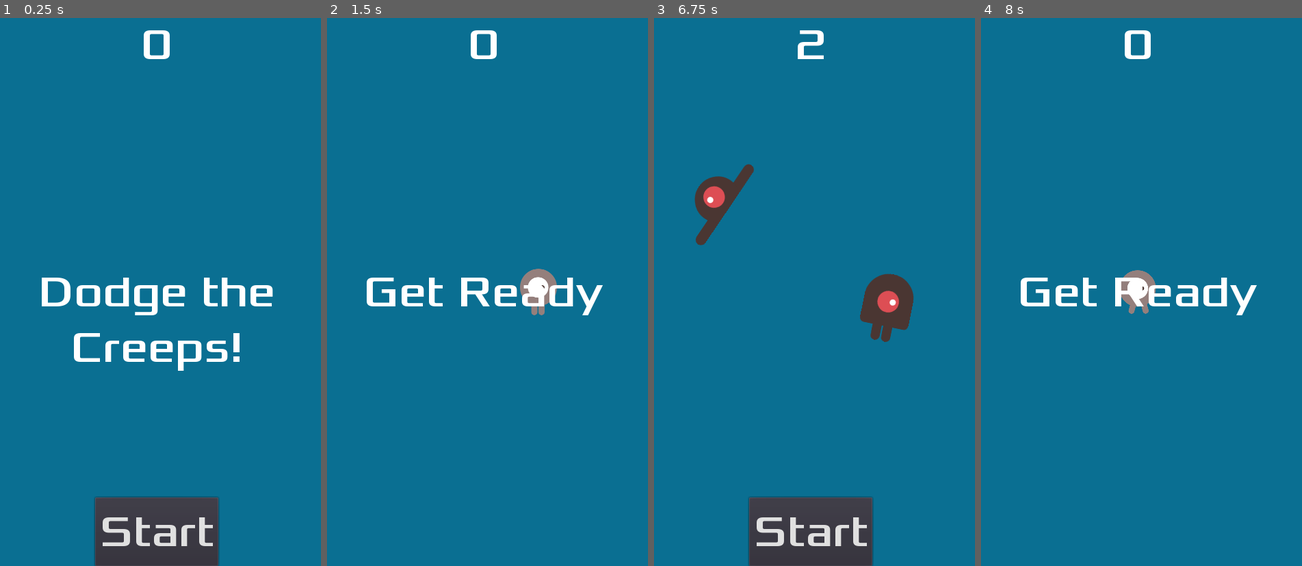
Above: before the commit, frames 1-4 (left to right).
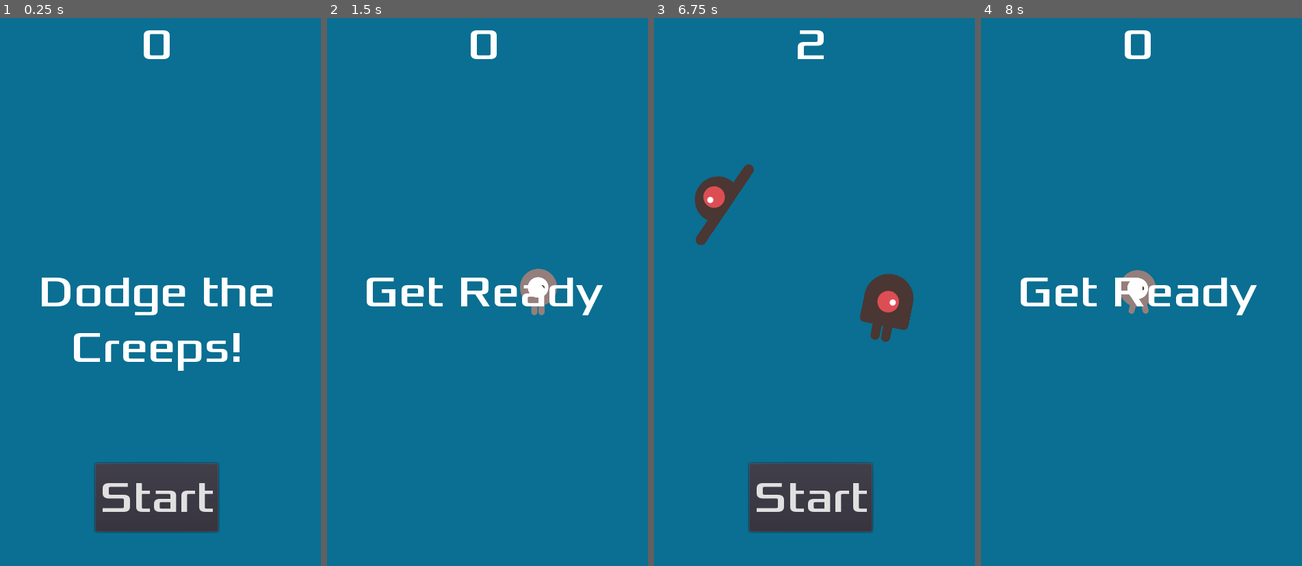
Above: after the commit, the same moments.

Repository: MarlonC-A/learning-godot-on-lockdown
Game: Godot game, scene res://Main.tscn
The game is run twice, just before and just after one commit, with the same random seed, the same clock (stepped at 60 frames per second) and the same inputs.
Inputs:
- Up to frame 1 (0.25 s): no input
- Up to frame 2 (1.5 s): click "Start" at 0.5 s; tap Enter at 1.25 s; hold Right (ui_right) from 1.28 s (still down)
- Up to frame 3 (6.75 s): release Right (ui_right) at 2.03 s; hold Down (ui_down) 2.03-2.78 s; hold Right (ui_right) 2.78-3.53 s; hold Up (ui_up) 3.53-4.28 s; hold Left (ui_left) 4.28-5.78 s; hold Down (ui_down) 5.78-6.53 s; hold Right (ui_right) from 6.53 s (still down)
- Up to frame 4 (8 s): release Right (ui_right) at 7.25 s; click "Start" at 7.25 s

The runs differ from the first frame. In frame 1, 5.7% of the frame differs, in the area x 29-69%, y 81-100%; in frame 2, nothing differs; in frame 3, 5.7%; in frame 4, nothing differs.

Commit message:
Pulir, terminar juego

Diff:
--- a/DodgeCreeps/HUD.tscn
+++ b/DodgeCreeps/HUD.tscn
@@ -14,6 +14,12 @@
 [sub_resource type="DynamicFont" id=3]
 size = 64
 font_data = ExtResource( 1 )
+
+[sub_resource type="InputEventAction" id=4]
+action = "ui_select"
+
+[sub_resource type="ShortCut" id=5]
+shortcut = SubResource( 4 )
 
 [node name="HUD" type="CanvasLayer"]
 script = ExtResource( 2 )
@@ -48,9 +54,11 @@
 anchor_right = 0.5
 anchor_bottom = 1.0
 margin_left = -90.0
-margin_top = -100.0
+margin_top = -150.0
 margin_right = 90.0
+margin_bottom = -50.0
 custom_fonts/font = SubResource( 3 )
+shortcut = SubResource( 5 )
 text = "Start"
 __meta__ = {
 "_edit_use_anchors_": false
--- a/DodgeCreeps/Main.gd
+++ b/DodgeCreeps/Main.gd
@@ -10,6 +10,8 @@
 	$ScoreTimer.stop()
 	$MobTimer.stop()
 	$HUD.show_game_over()
+	$Music.stop()
+	$DeathSFX.play()
 
 func new_game():
 	score = 0
@@ -17,6 +19,7 @@
 	$StartTimer.start()
 	$HUD.update_score(score)
 	$HUD.show_message("Get Ready")
+	$Music.play()
 
 func _on_StartTimer_timeout():
 	$MobTimer.start()
--- a/DodgeCreeps/Main.tscn
+++ b/DodgeCreeps/Main.tscn
@@ -1,9 +1,11 @@
-[gd_scene load_steps=6 format=2]
+[gd_scene load_steps=8 format=2]
 
 [ext_resource path="res://Main.gd" type="Script" id=1]
 [ext_resource path="res://Jugador.tscn" type="PackedScene" id=2]
 [ext_resource path="res://HUD.tscn" type="PackedScene" id=3]
 [ext_resource path="res://Enemy.tscn" type="PackedScene" id=4]
+[ext_resource path="res://art/gameover.wav" type="AudioStream" id=5]
+[ext_resource path="res://art/House In a Forest Loop.ogg" type="AudioStream" id=6]
 
 [sub_resource type="Curve2D" id=1]
 _data = {
@@ -21,6 +23,12 @@
 __meta__ = {
 "_edit_use_anchors_": false
 }
+
+[node name="Music" type="AudioStreamPlayer2D" parent="."]
+stream = ExtResource( 6 )
+
+[node name="DeathSFX" type="AudioStreamPlayer2D" parent="."]
+stream = ExtResource( 5 )
 
 [node name="Jugador" parent="." instance=ExtResource( 2 )]
 position = Vector2( 240, 416 )
Not shown: 1 places in DodgeCreeps/HUD.tscn that only renumber resources
